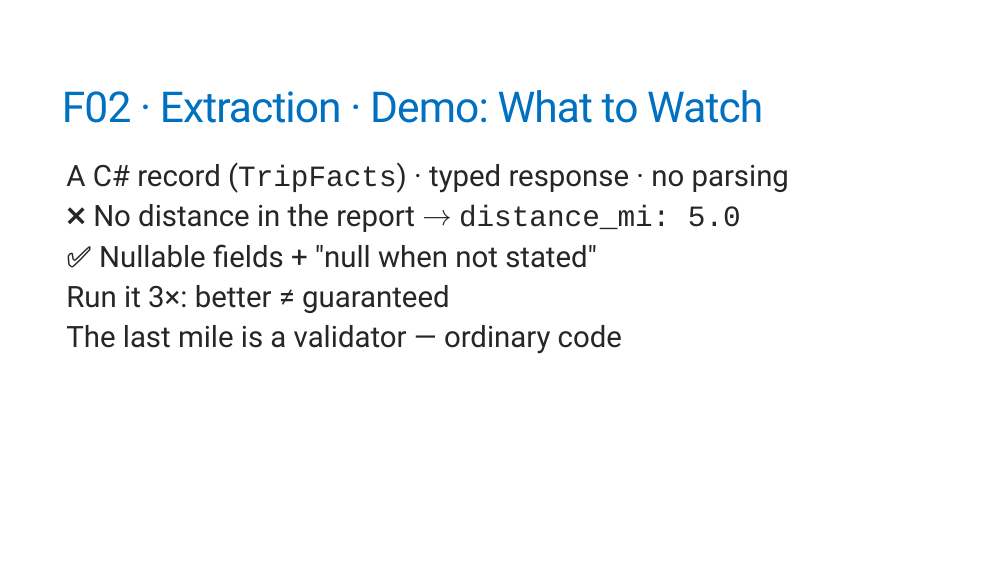
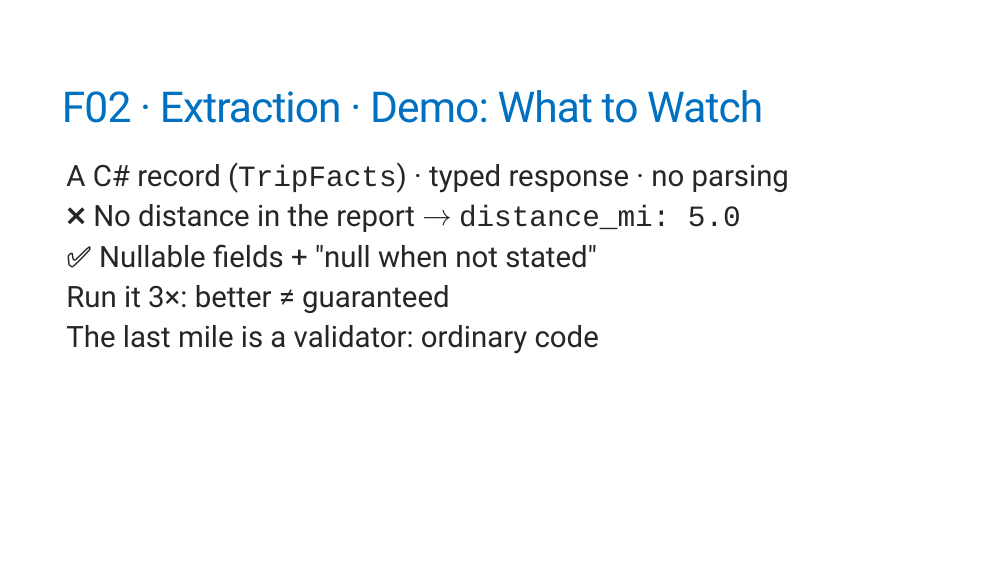
Before and after one commit to trailheadtechnology/10-ai-features-workshop, a slide deck: slide 23 of docs/slides/pptx/M1-understanding.pptx. Drawn at 1008x567 pixels with LibreOffice and Linux fonts; fonts in the diff are those of the drawing. Boxes give left, top, right and bottom in pixels: in the first picture for what was removed or moved away, otherwise in the second. Text is boxed around its words. In the diff, an @@ line names an element or a change of style, - is before the commit and + after.

```diff
--- a/docs/slides/pptx/M1-understanding.pptx
+++ b/docs/slides/pptx/M1-understanding.pptx
@@ text at [66,325,599,354]: text changed @@
-  The last mile is a validator — ordinary code
+  The last mile is a validator: ordinary code
```
Also in this commit, not shown: 3 other slides changed, 16 other files.
